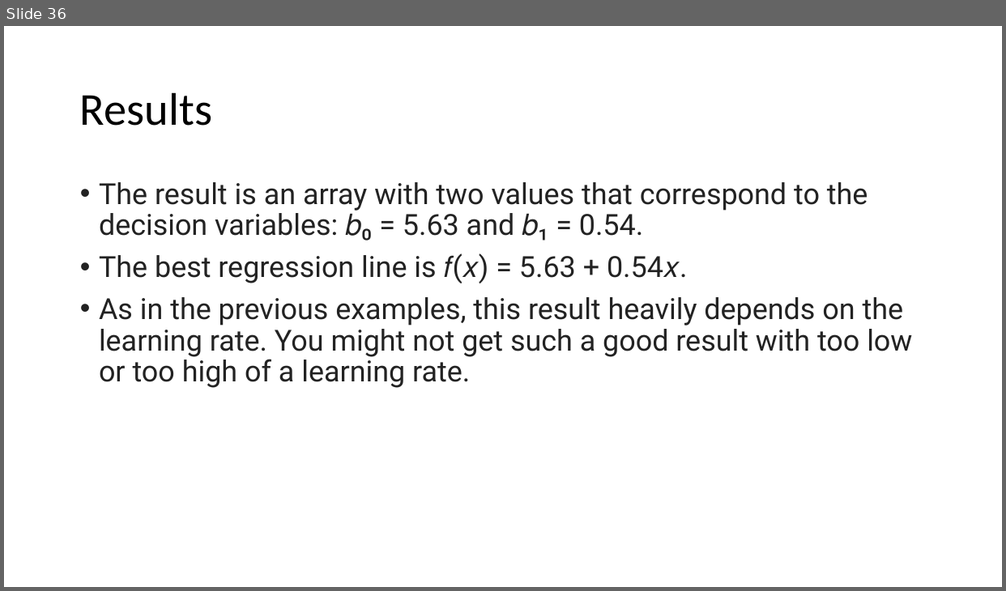
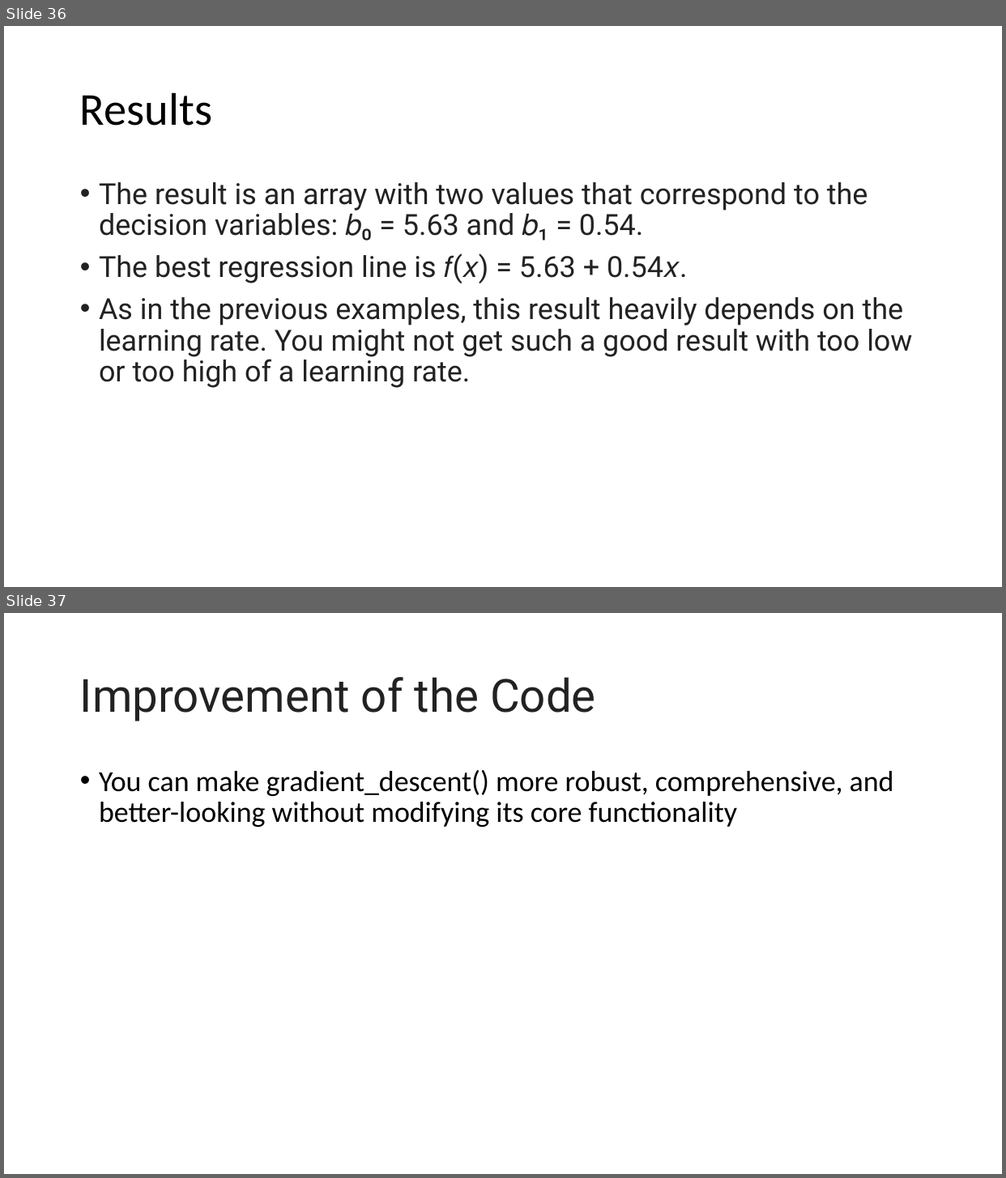
Before and after one commit to motazsaad/Math-Statistics-DataScience, a slide deck: slides/Stochastic Gradient Descent Algorithm.pptx. Shown one above the other, each under a label of ours: slide 36 before the commit, slides 36 and 37 after it. The pictures are 1006x591 and 1006x1178 pixels, drawn with LibreOffice and Linux fonts; fonts in the diff are those of the drawing. Boxes give left, top, right and bottom in pixels: in the first picture for what was removed or moved away, otherwise in the second. Text is boxed around its words. In the diff, an @@ line names an element or a change of style, - is before the commit and + after.

```diff
--- a/slides/Stochastic Gradient Descent Algorithm.pptx
+++ b/slides/Stochastic Gradient Descent Algorithm.pptx
@@ slide 37 added at (4, 613, 1002, 1174), background #FFFFFF @@
@@ title added at (80, 677, 596, 722), 44 pt, text #222222 @@
+Improvement of the Code
@@ text added at (99, 770, 894, 827), 28 pt, text #000000 @@
+• You can make gradient_descent() more robust, comprehensive, and better-looking without modifying its core functionality
```
Also in this commit, not shown: 15 other slides added, 2 slides removed.
